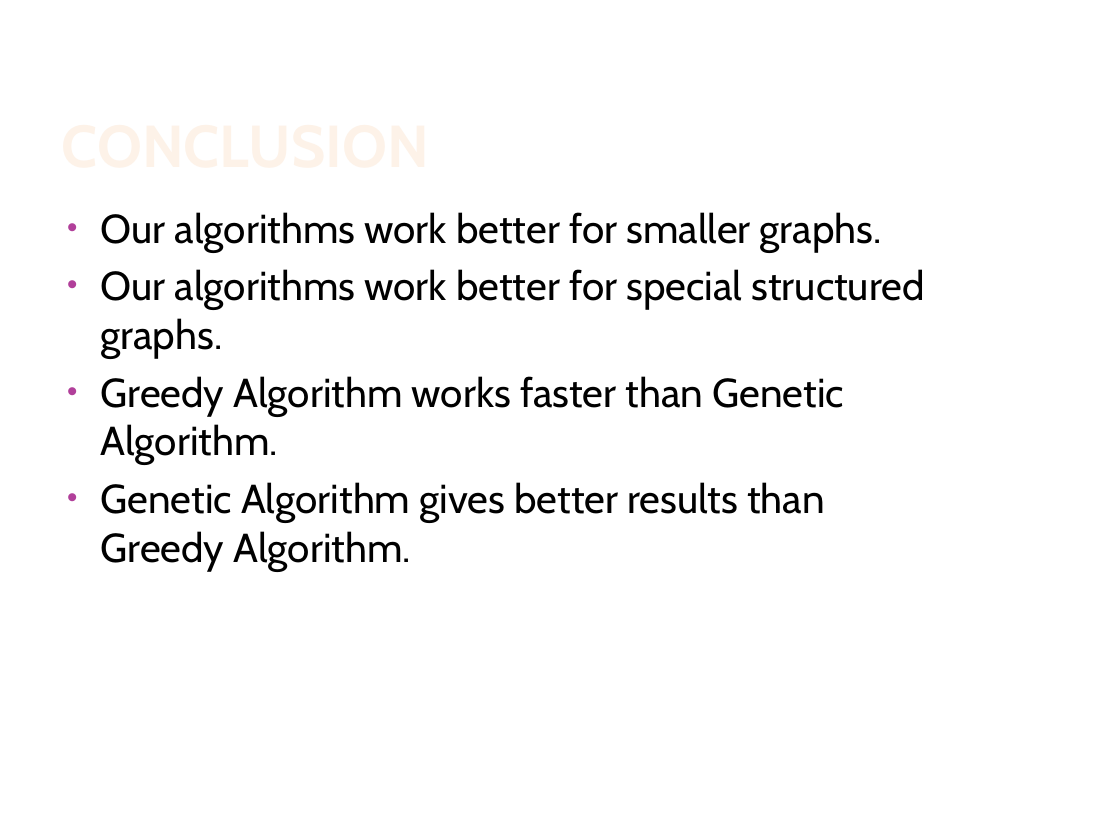
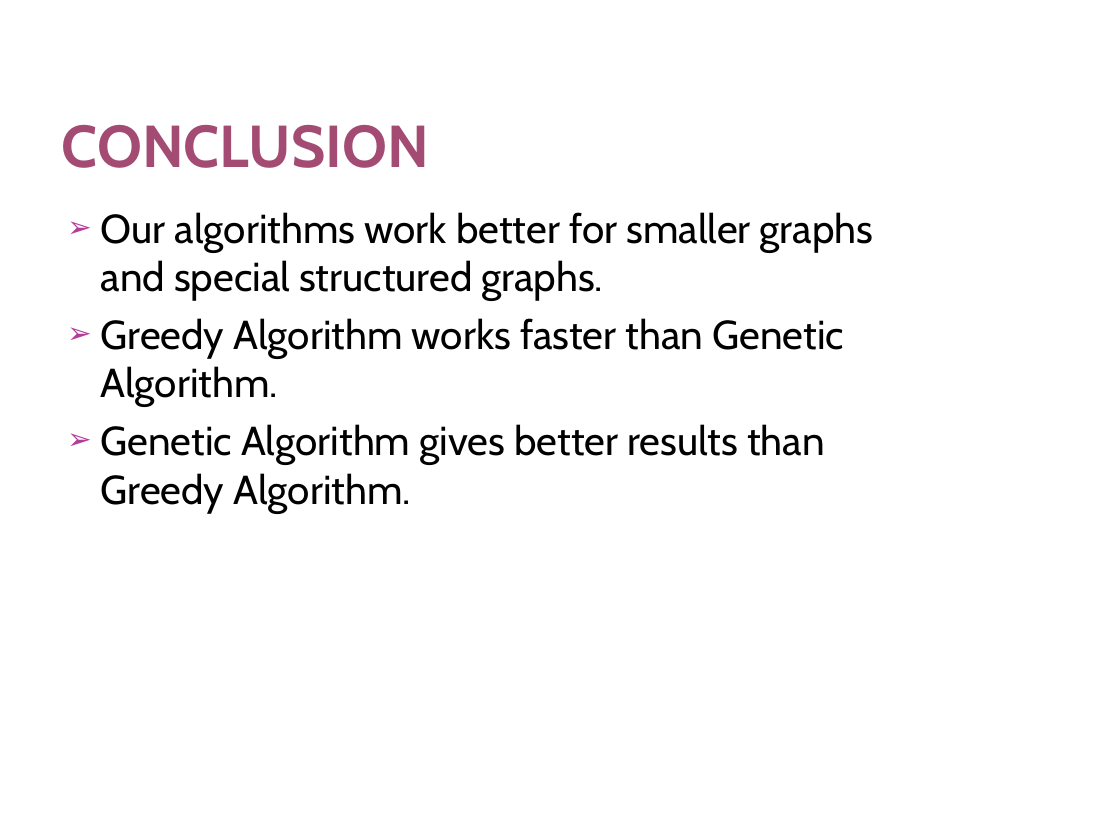
Before and after one commit to diagnoza/develop-, a slide deck: slide 16 of Project1-1/Phase3/Presentation-Phase3.pptx. Drawn at 1120x840 pixels with LibreOffice and Linux fonts; fonts in the diff are those of the drawing; background and template pictures are left out. Boxes give left, top, right and bottom in pixels: in the first picture for what was removed or moved away, otherwise in the second. Text is boxed around its words. In the diff, an @@ line names an element or a change of style, - is before the commit and + after.

```diff
--- a/Project1-1/Phase3/Presentation-Phase3.pptx
+++ b/Project1-1/Phase3/Presentation-Phase3.pptx
@@ title "CONCLUSION" at bbox=[62, 125, 429, 168]: text colour gradient #FEF7F1 to #FEF3E8 to #FBCF9C to #F9B94C to #A34B73 @@
@@ text at bbox=[101, 212, 873, 301]: text changed @@
-• Our algorithms work better for smaller graphs.
-• Our algorithms work better for special structured graphs.
+➢ Our algorithms work better for smaller graphs and special structured graphs.
@@ text at bbox=[101, 318, 844, 513]: bullet • to ➢ @@
```
Also in this commit, not shown: 15 other slides changed.
